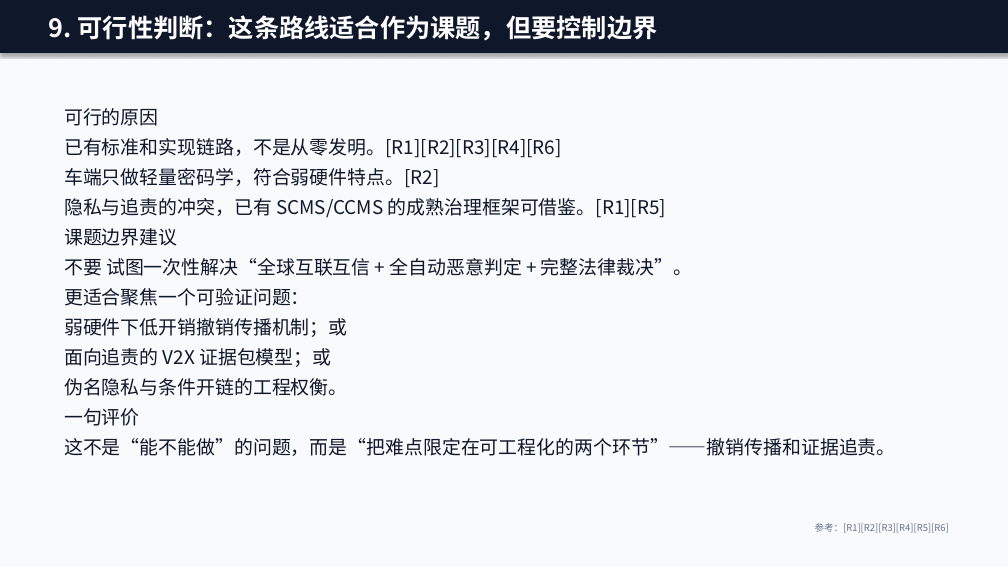
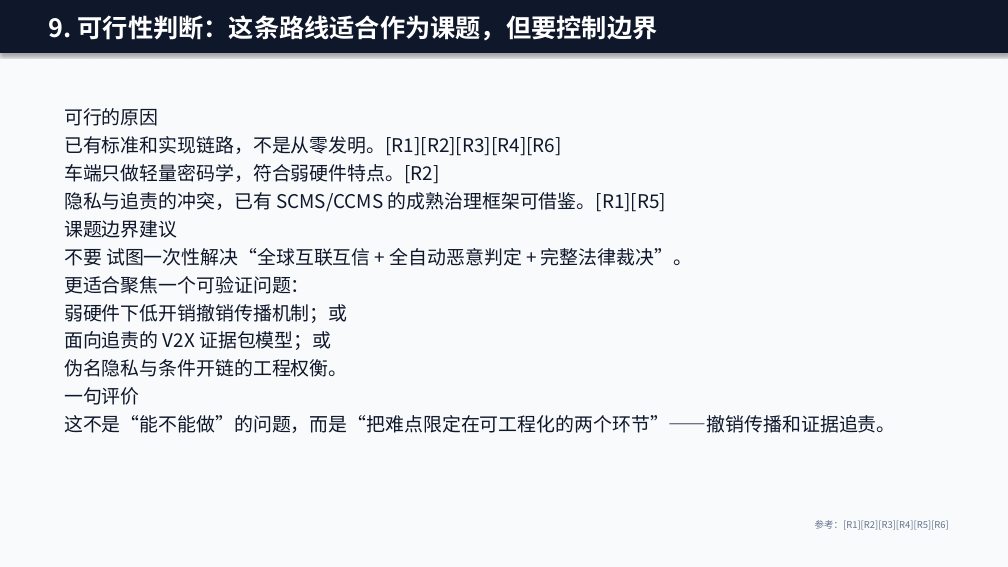
Before and after one commit to zhang10225/EATI, a slide deck: slide 10 of docs/VANET-弱硬件实时撤销与事后追责调研.pptx. Drawn at 1008x567 pixels with LibreOffice and Linux fonts; fonts in the diff are those of the drawing. Boxes give left, top, right and bottom in pixels: in the first picture for what was removed or moved away, otherwise in the second. Text is boxed around its words. In the diff, an @@ line names an element or a change of style, - is before the commit and + after.

```diff
--- a/docs/VANET-弱硬件实时撤销与事后追责调研.pptx
+++ b/docs/VANET-弱硬件实时撤销与事后追责调研.pptx
@@ text "可行的原因" at [64, 108, 896, 433]: less space between paragraphs @@
```
Also in this commit, not shown: 11 other slides changed, 1 slide added, 1 other file.
